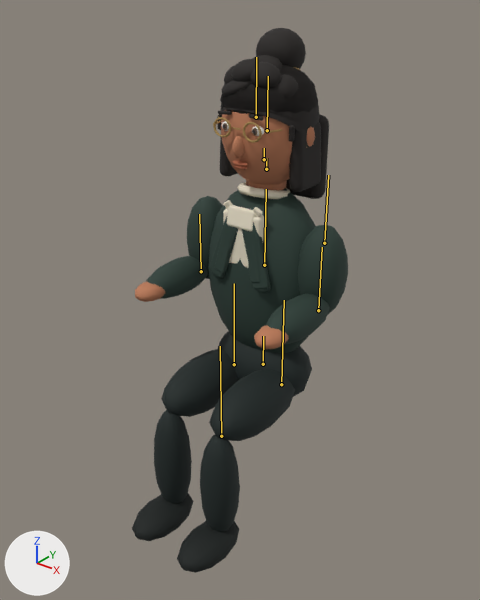
An edit to the glTF model public/studio/investor-v1.glb, drawn before and after from the same camera.
Rendered twice from a camera (50 mm lens) standing at (1.84, -2.49, 2.66) and looking at (0.04, -0.25, 1.27). The axes (+X, +Y, +Z) are drawn at lower left. The lights are the same throughout. The picture after the commit comes second. The bones that change, and the others that lie on the model, are drawn over the model as lines.

Objects in the first picture: 'Cast_adrian', 'Cast_maya', 'Cast_sofia', 'Mesh_0'.
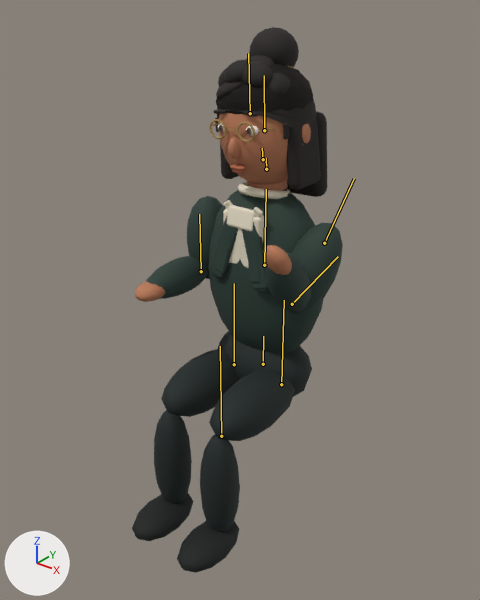
The newer file adds an action. The first version stands in its rest pose; the second is drawn at frame 12 of the action 'Explaining'.

Where the change shows, as pixel boxes (x1, y1, x2, y2) in the pictures (480 x 600 px):
```json
{"object": "Mesh_0", "change": "posed", "before": [132, 110, 348, 573], "after": [132, 110, 343, 573]}
{"object": "Cast_maya", "change": "posed", "before": [209, 80, 329, 289], "after": [209, 64, 327, 289], "on screen": "8% taller"}
{"object": "Cast_adrian", "change": "posed", "before": [213, 55, 318, 283], "after": [209, 55, 308, 283]}
{"object": "Cast_sofia", "change": "posed", "before": [211, 28, 307, 293], "after": [211, 27, 303, 293]}
{"bone": "Brows", "before": "(267, 130) to (268, 76)", "after": "(264, 130) to (264, 75)"}
{"bone": "Jaw", "before": "(264, 159) to (264, 148)", "after": "(263, 159) to (262, 148)"}
{"bone": "RightArm", "before": "(324, 243) to (328, 175)", "after": "(324, 243) to (354, 178)"}
{"bone": "RightForearm", "before": "(318, 310) to (322, 247)", "after": "(292, 304) to (338, 256)"}
```

Scene script edits in JSON lines:
```json
{"block": "bone_head", "where": "bone_head = bpy.data.objects['Cast_Body'].pose.bones['Head']  # child of 'Chest'"}
{"op": "set", "path": "bone_head.rotation_quaternion", "old": "(1.0, 0.0, 0.0, 0.0)", "new": "(0.999, 0.011, -0.025, 0.033)", "note": "degrees (0, 0, 0) -> degrees (1, -3, 4)"}
{"block": "bone_brows", "where": "bone_brows = bpy.data.objects['Cast_Body'].pose.bones['Brows']  # child of 'Head'"}
{"op": "set", "path": "bone_brows.rotation_quaternion", "old": "(1.0, 0.0, 0.0, 0.0)", "new": "(1.0, -0.03, 0.0, 0.0)", "note": "degrees (0, 0, 0) -> degrees (-3, 0, 0)"}
{"block": "bone_jaw", "where": "bone_jaw = bpy.data.objects['Cast_Body'].pose.bones['Jaw']  # child of 'Head'"}
{"op": "set", "path": "bone_jaw.rotation_quaternion", "old": "(1.0, 0.0, 0.0, 0.0)", "new": "(0.999, 0.04, 0.0, 0.0)", "note": "degrees (0, 0, 0) -> degrees (5, 0, 0)"}
{"block": "bone_rightarm", "where": "bone_rightarm = bpy.data.objects['Cast_Body'].pose.bones['RightArm']  # child of 'Chest'"}
{"op": "set", "path": "bone_rightarm.rotation_quaternion", "old": "(1.0, 0.0, 0.0, 0.0)", "new": "(0.971, -0.198, -0.108, -0.079)", "note": "degrees (0, 0, 0) -> degrees (-22, -14, -6)"}
{"block": "bone_rightforearm", "where": "bone_rightforearm = bpy.data.objects['Cast_Body'].pose.bones['RightForearm']  # child of 'RightArm'"}
{"op": "set", "path": "bone_rightforearm.rotation_quaternion", "old": "(1.0, 0.0, 0.0, 0.0)", "new": "(0.958, -0.27, 0.096, -0.027)", "note": "degrees (0, 0, 0) -> degrees (-32, 10, -6)"}
```
